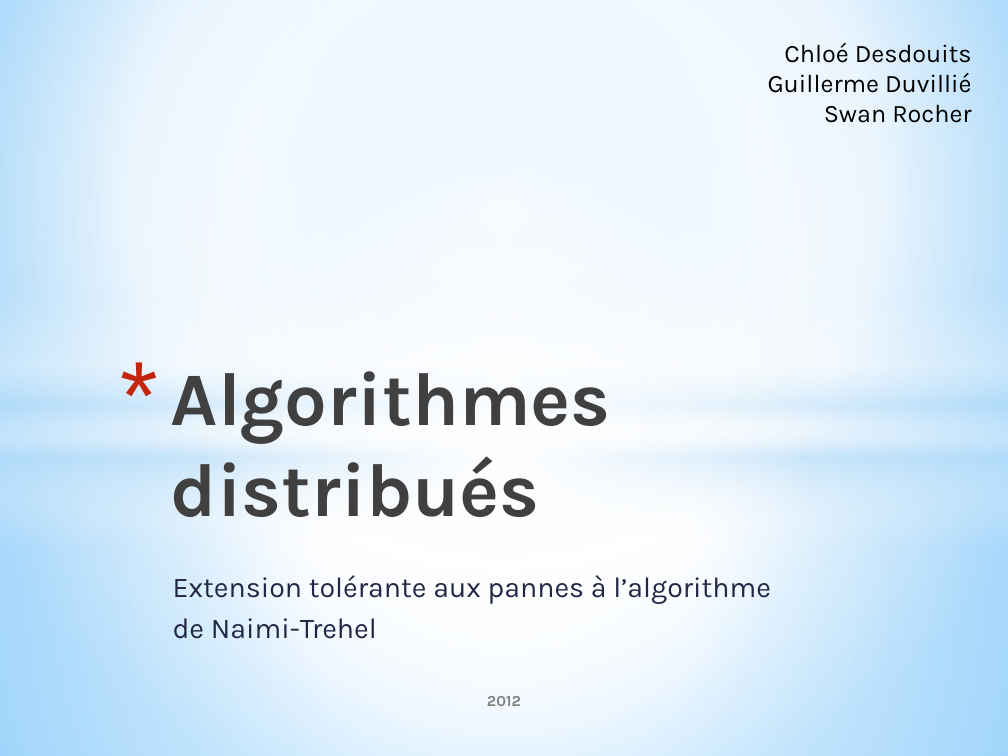
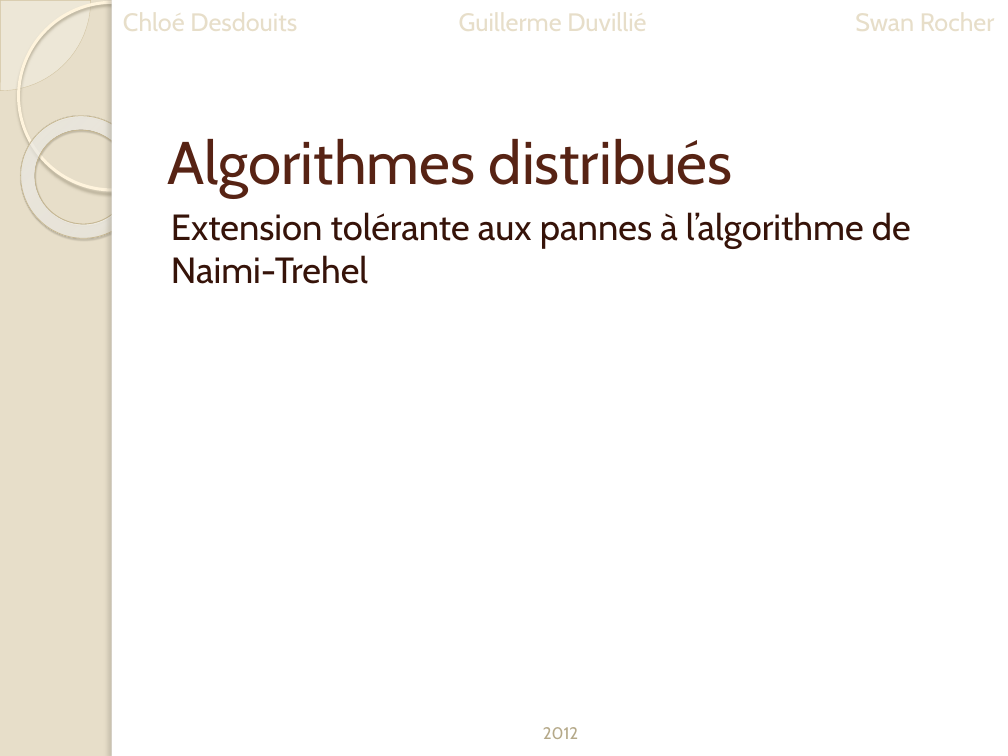
Before and after one commit to Origraena/moca, a slide deck: slide 1 of fmin212/Presentation/presAlgoDist.pptx. Drawn at 1008x756 pixels with LibreOffice and Linux fonts; fonts in the diff are those of the drawing. Boxes give left, top, right and bottom in pixels: in the first picture for what was removed or moved away, otherwise in the second. Text is boxed around its words. In the diff, an @@ line names an element or a change of style, - is before the commit and + after.

```diff
--- a/fmin212/Presentation/presAlgoDist.pptx
+++ b/fmin212/Presentation/presAlgoDist.pptx
@@ background gradient #9ED5FF to #FFFFFF to #5BB9FF to #E7DEC9 @@
@@ rectangle removed at [0, 0, 1008, 426] @@
@@ pie slice (boxed as its full ellipse) added at [0, 0, 91, 91], fill #FEFAF4 at 33% opacity, outline #D3C39F 0.25 pt @@
@@ ellipse added at [18, 2, 206, 190], outline #FFF5DE 2.15 pt @@
@@ rectangle added at [112, 0, 1008, 756], fill #FFFFFF @@
@@ rectangle added at [112, 0, 120, 756], fill #FFFFFF @@
@@ title "Algorithmes distribués": place and size @@
-title "Algorithmes distribués" at [171, 371, 611, 517]
+title "Algorithmes distribués" at [168, 139, 733, 198]
@@ title "Algorithmes distribués" at [168, 139, 733, 198]: size 54 to 43 pt, font Karla to Cabin, text colour gradient #000000 to #404040 to #212745 to #572314, bold off; bullet * to none; vertical alignment top to bottom @@
@@ text removed at [768, 43, 972, 123] @@
-Chloé Desdouits
-Guillerme Duvillié
-Swan Rocher
@@ donut added at [0, 91, 169, 263], fill gradient #FFFCF6 to #FFFEFB to #F0D28E, outline #C7B893 0.58 pt @@
@@ ellipse removed at [0, 176, 1008, 739] @@
@@ subtitle "Extension tolérante aux pannes à ...": place and size @@
-subtitle "Extension tolérante aux pannes à ..." at [173, 575, 771, 639]
+subtitle "Extension tolérante aux pannes à ..." at [171, 212, 911, 284]
@@ subtitle "Extension tolérante aux pannes à ..." at [171, 212, 911, 284]: size 20.4 to 26 pt, font Karla to Cabin, text colour #212745 to #361309; indent changed; line spacing 1.2 to 1; less space between paragraphs @@
@@ rectangle removed at [0, 292, 1008, 544] @@
@@ rectangle removed at [0, 426, 1008, 756] @@
@@ text "2012": place and size @@
-text "2012" at [487, 696, 521, 706]
+text "2012" at [543, 727, 579, 739]
@@ text "2012" at [543, 727, 579, 739]: size 11 to 12 pt, font Karla to Cabin, text colour #808080 to #B6A98A, bold off; vertical alignment middle to bottom @@
```
Also in this commit, not shown: 14 other slides changed, 4 slides added.
